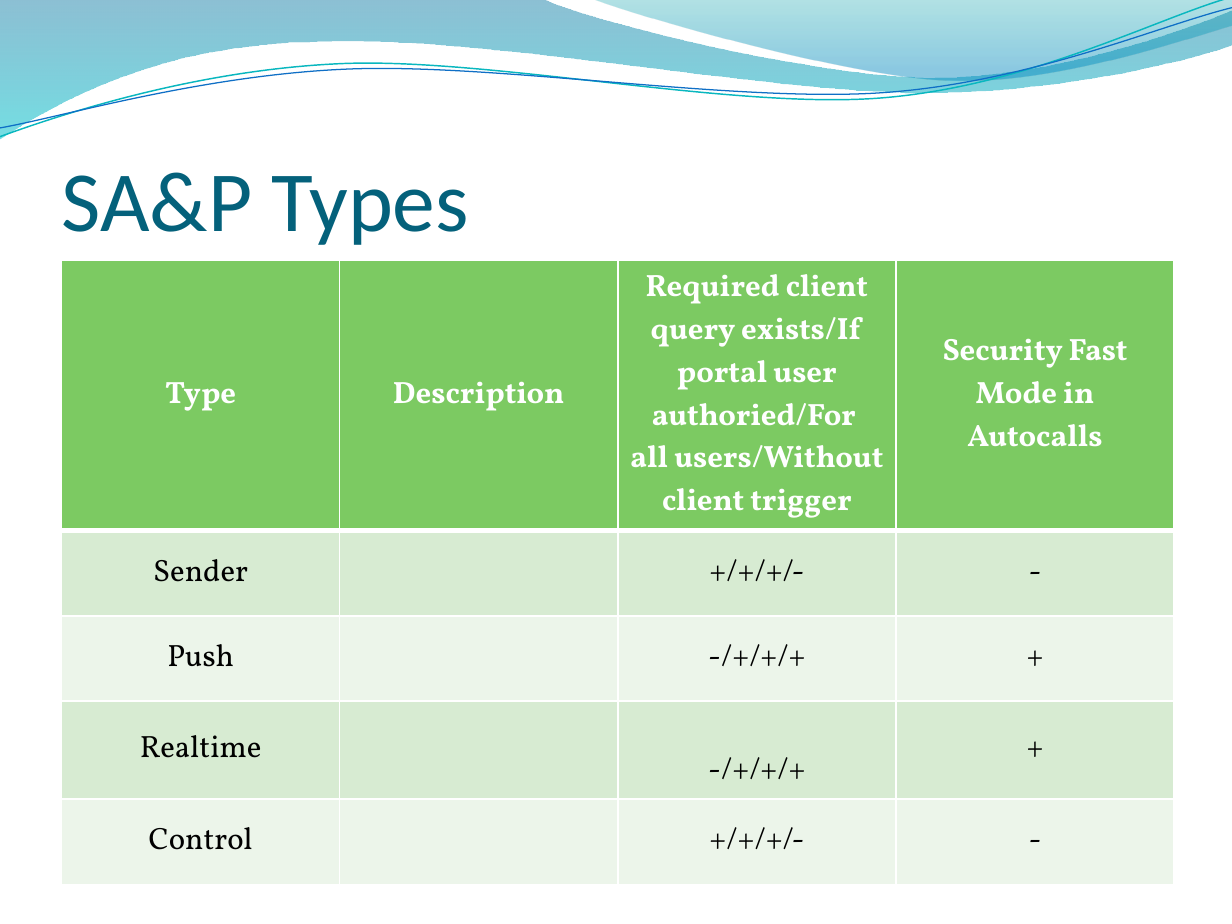
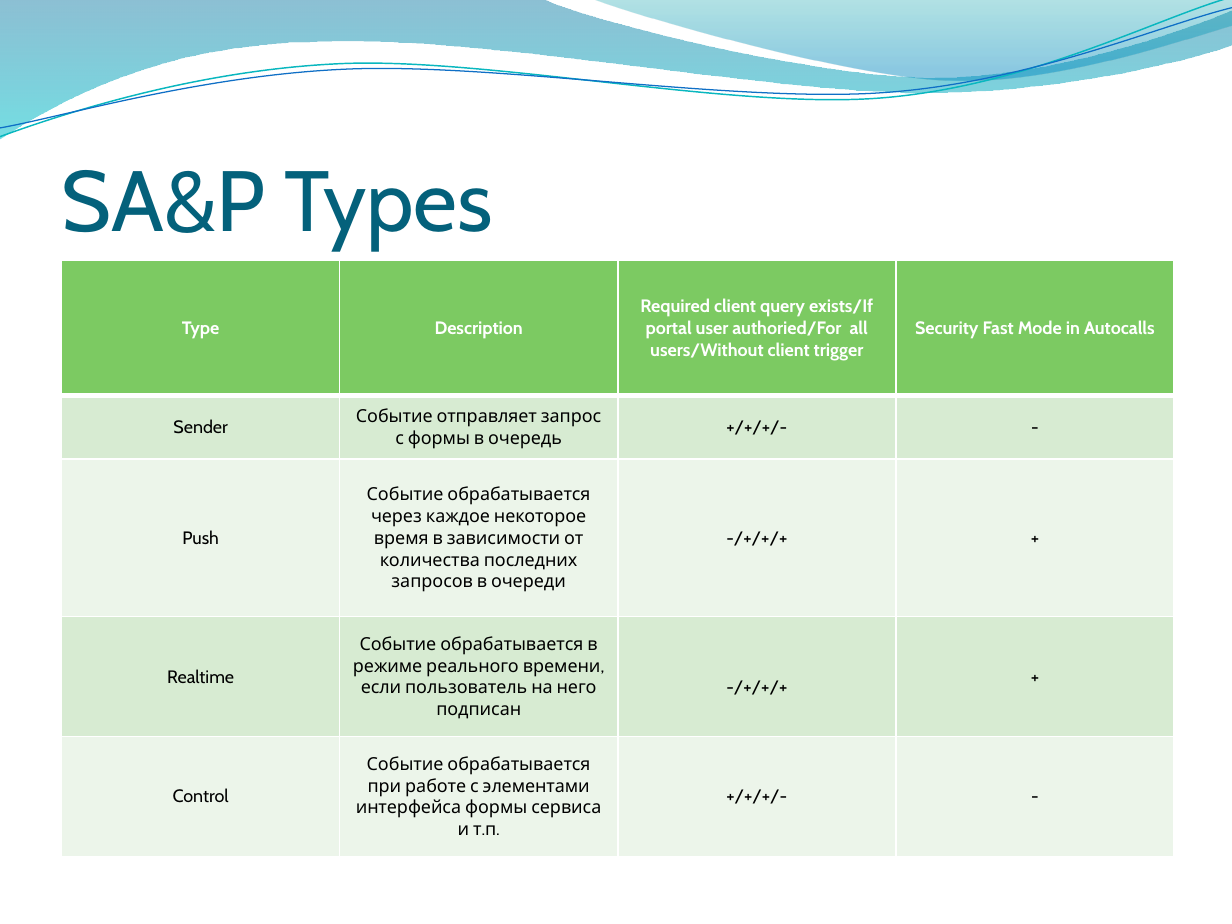
Before and after one commit to Serzol64/investportalAplex, a slide deck: slide 21 of PortalServices.pptx (slide 19 before the commit). Drawn at 1232x924 pixels with LibreOffice and Linux fonts; fonts in the diff are those of the drawing; background and template pictures are left out. Boxes give left, top, right and bottom in pixels: in the first picture for what was removed or moved away, otherwise in the second. Text is boxed around its words. In the diff, an @@ line names an element or a change of style, - is before the commit and + after.

```diff
--- a/PortalServices.pptx
+++ b/PortalServices.pptx
@@ title "SA&P Types" at (62,170,493,250): font Calibri to Cabin @@
@@ table at (62,261,1175,857) @@
-row 2, column 2: 
+row 2, column 2: Событие отправляет запрос с формы в очередь
-row 3, column 2: 
+row 3, column 2: Событие обрабатывается через каждое некоторое время в зависимости от количества последних запросов в очереди
-row 4, column 2: 
+row 4, column 2: Событие обрабатывается в режиме реального времени, если пользователь на него подписан
-row 5, column 2: 
+row 5, column 2: Событие обрабатывается при работе с элементами интерфейса формы сервиса и т.п.
@@ size 18 to 10.5 pt, font Vollkorn to Cabin in "Type", "Description", "Required client query exists/If portal user authoried/For ...", "Security Fast Mode in Autocalls" and 12 more places @@
```
Also in this commit, not shown: 4 other slides changed, 2 slides added, 4 other files.
